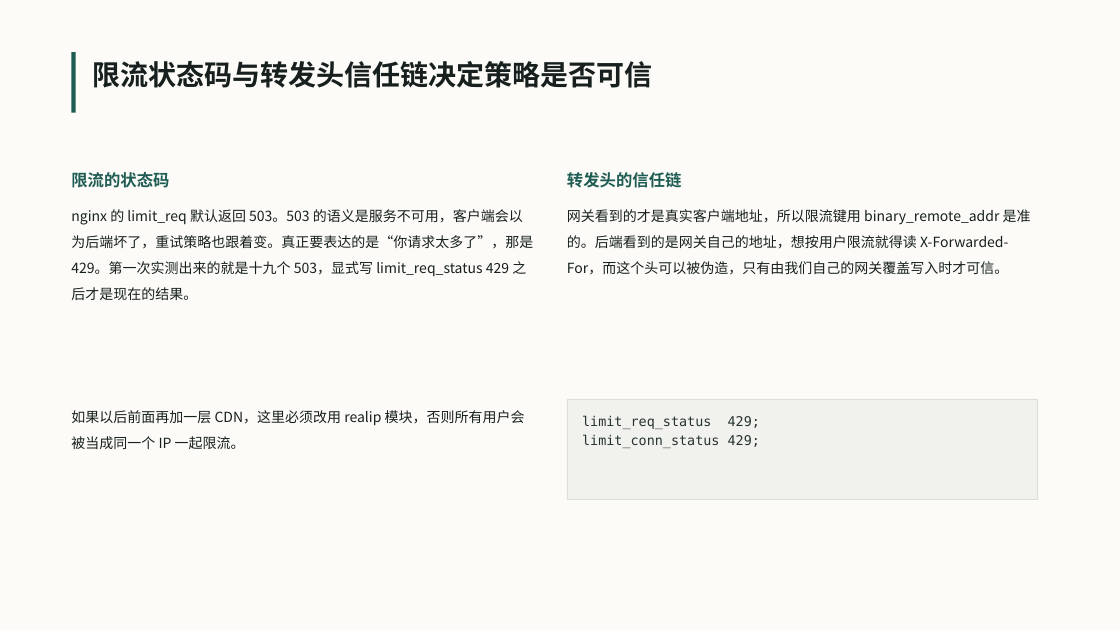
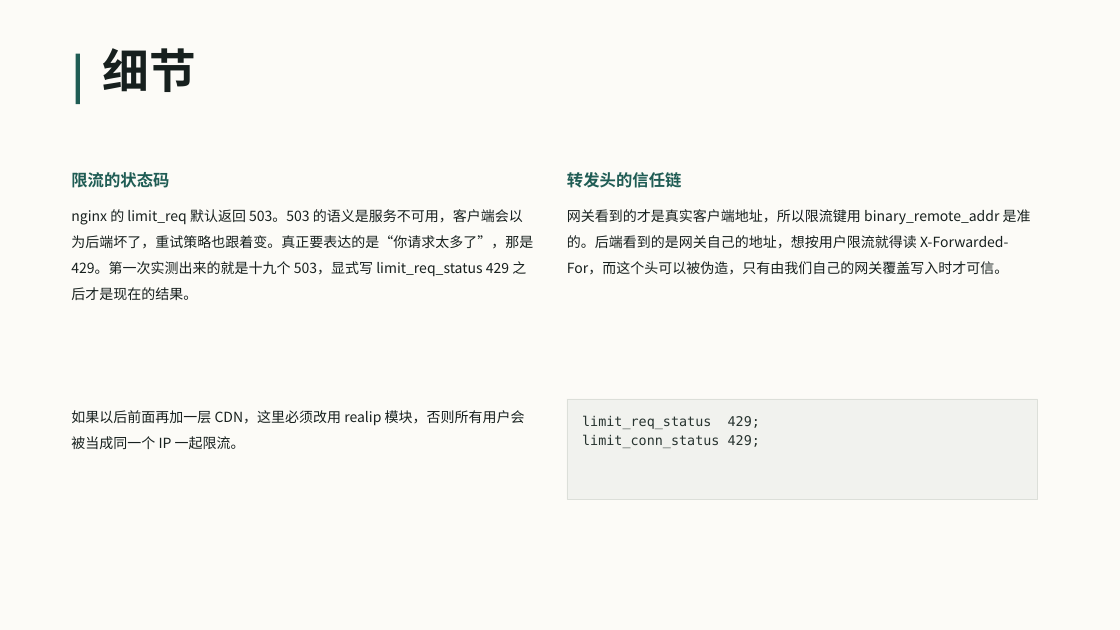
Before and after one commit to VesselPaper/symbiont, a slide deck: slide 12 of share/技术分享-应用代理与负载均衡.pptx. Drawn at 1120x630 pixels with LibreOffice and Linux fonts; fonts in the diff are those of the drawing. Boxes give left, top, right and bottom in pixels: in the first picture for what was removed or moved away, otherwise in the second. Text is boxed around its words. In the diff, an @@ line names an element or a change of style, - is before the commit and + after.

```diff
--- a/share/技术分享-应用代理与负载均衡.pptx
+++ b/share/技术分享-应用代理与负载均衡.pptx
@@ rectangle resized from (x1=71, y1=52, x2=76, y2=113) to (x1=76, y1=54, x2=80, y2=104) @@
@@ text at (x1=102, y1=48, x2=195, y2=92): text changed; size 24 to 40 pt @@
-限流状态码与转发头信任链决定策略是否可信
+细节
```
Also in this commit, not shown: 17 other slides changed, 1 slide added, 1 slide removed, 2 other files.
